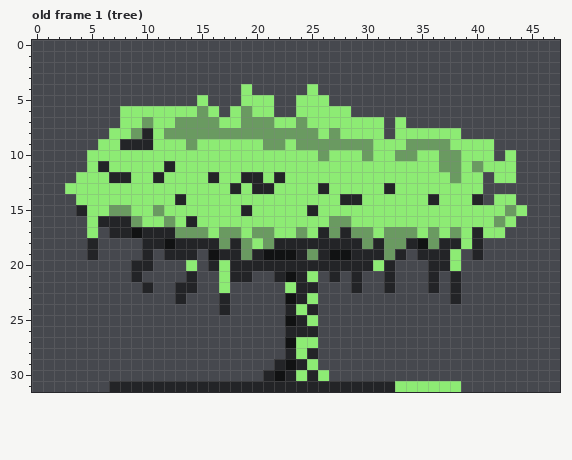
Pixel-art file, stored at assets/tree.aseprite. That is the earlier state.
48x32 pixels, 1 frame. Shown: old frame 1 (tree).
New version:
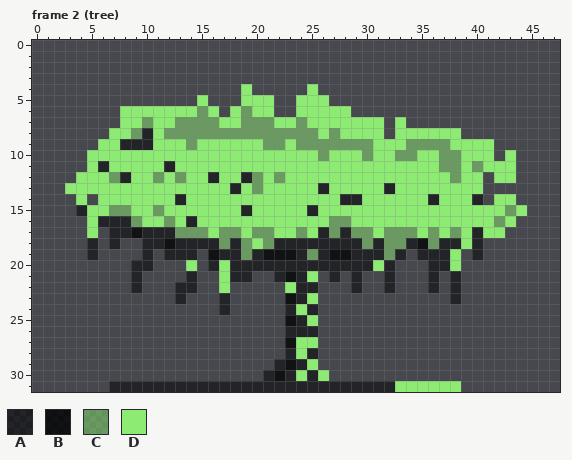
Palette (. is transparent): A #00000080  B #000000c0  C #8deb7480  D #8deb74
A new or re-ordered frame is compared with the old frame closest to it.
Author's note on the commit: Update: add second frame to tree
Edits made:
frames 1 -> 2
Frame 2 (tree) is new; against old frame 1 (tree):
y 12: x 7 A -> C; x 11 A -> C; x 13 D -> C; x 20 A -> C; x 22 A -> C
y 13: x 20..21 AA -> CD
y 14: x 5 D -> .
y 18: x 7 . -> A
y 22: x 9..10 .A -> A.
